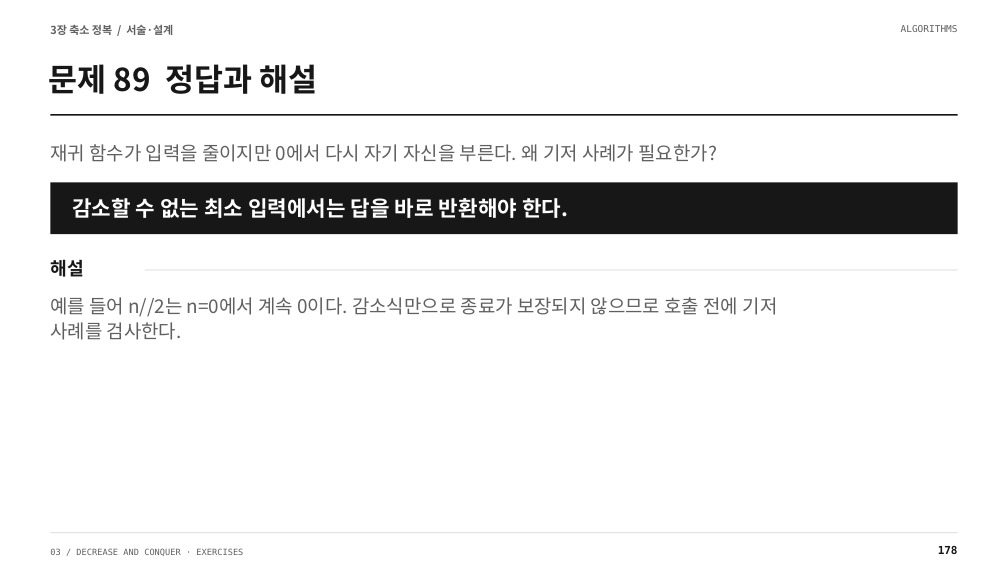
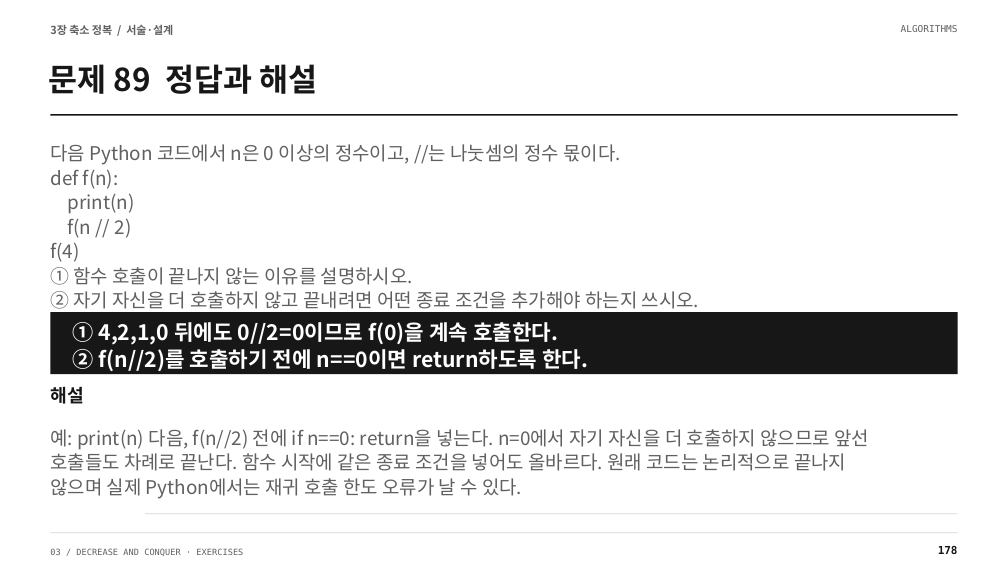
Before and after one commit to Sangdon-Park/Sangdon-Park.github.io, a slide deck: slide 160 of data/알고리즘/3장_연습문제_100문항_수업용.pptx (slide 178 before the commit). Drawn at 1008x567 pixels with LibreOffice and Linux fonts; fonts in the diff are those of the drawing. Boxes give left, top, right and bottom in pixels: in the first picture for what was removed or moved away, otherwise in the second. Text is boxed around its words. In the diff, an @@ line names an element or a change of style, - is before the commit and + after.

```diff
--- a/data/알고리즘/3장_연습문제_100문항_수업용.pptx
+++ b/data/알고리즘/3장_연습문제_100문항_수업용.pptx
@@ text at [50, 144, 699, 313]: text changed @@
-재귀 함수가 입력을 줄이지만 0에서 다시 자기 자신을 부른다. 왜 기저 사례가 필요한가?
+다음 Python 코드에서 n은 0 이상의 정수이고, //는 나눗셈의 정수 몫이다.
+def f(n):
+print(n)
+f(n // 2)
+f(4)
+① 함수 호출이 끝나지 않는 이유를 설명하시오.
+② 자기 자신을 더 호출하지 않고 끝내려면 어떤 종료 조건을 추가해야 하는지 쓰시오.
@@ rectangle: place and size @@
-rectangle at [51, 182, 958, 234]
+rectangle at [51, 312, 958, 374]
@@ text at [72, 322, 588, 371]: text changed @@
-감소할 수 없는 최소 입력에서는 답을 바로 반환해야 한다.
+① 4,2,1,0 뒤에도 0//2=0이므로 f(0)을 계속 호출한다.
+② f(n//2)를 호출하기 전에 n==0이면 return하도록 한다.
@@ text "해설": place and size @@
-text "해설" at [50, 259, 83, 277]
+text "해설" at [50, 386, 83, 404]
@@ text at [50, 429, 869, 499]: text changed @@
-예를 들어 n//2는 n=0에서 계속 0이다. 감소식만으로 종료가 보장되지 않으므로 호출 전에 기저
-사례를 검사한다.
+예: print(n) 다음, f(n//2) 전에 if n==0: return을 넣는다. n=0에서 자기 자신을 더 호출하지 않으므로 앞선
+호출들도 차례로 끝난다. 함수 시작에 같은 종료 조건을 넣어도 올바르다. 원래 코드는 논리적으로 끝나지
+않으며 실제 Python에서는 재귀 호출 한도 오류가 날 수 있다.
@@ rectangle: place and size @@
-rectangle at [145, 270, 958, 271]
+rectangle at [145, 513, 958, 514]
```
Also in this commit, not shown: 105 other slides changed, 30 slides removed, 24 other files.
